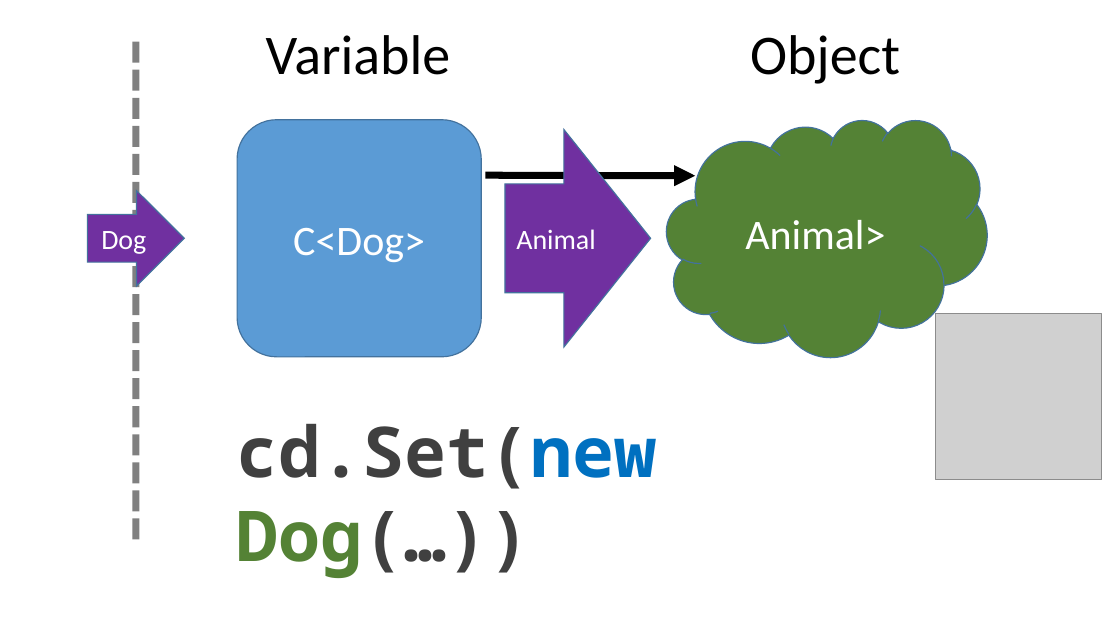
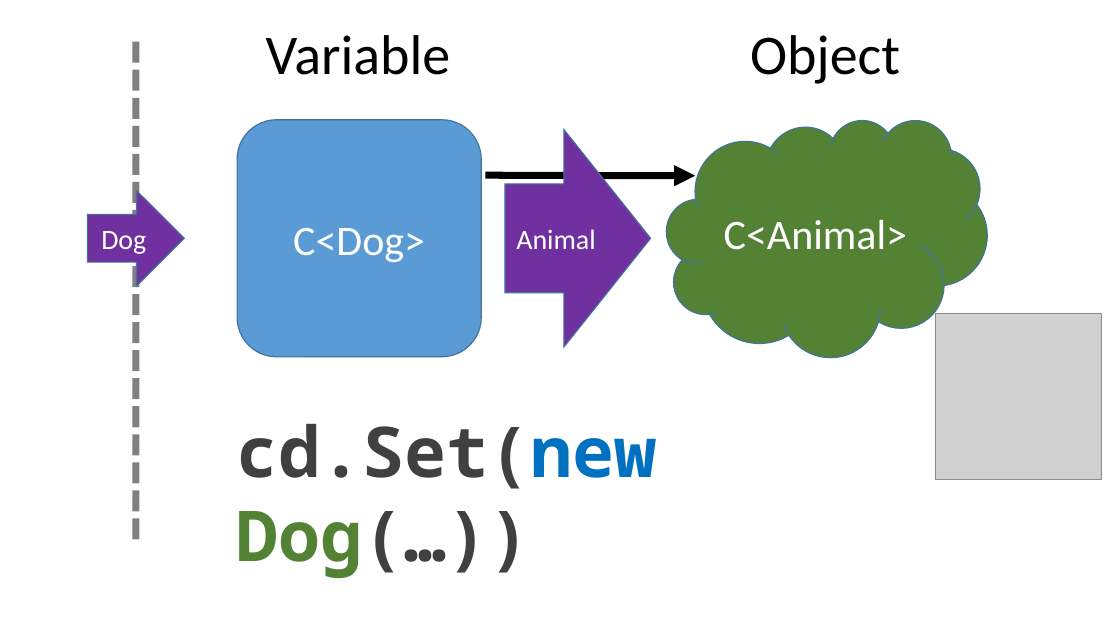
Before and after one commit to perl-easj/Teaching-materials, a slide deck: slide 21 of CSharpProgramming/Presentations/FurtherParam/Generics.pptx. Drawn at 1120x630 pixels with LibreOffice and Linux fonts; fonts in the diff are those of the drawing; grey boxes stand for pictures. Boxes give left, top, right and bottom in pixels: in the first picture for what was removed or moved away, otherwise in the second. Text is boxed around its words. In the diff, an @@ line names an element or a change of style, - is before the commit and + after.

Commit message:
Fixed some typos in Generics presentation
Fixed some typos in Generics presentation

```diff
--- a/CSharpProgramming/Presentations/FurtherParam/Generics.pptx
+++ b/CSharpProgramming/Presentations/FurtherParam/Generics.pptx
@@ text in cloud at [724, 220, 907, 250]: text changed @@
-Animal>
+C<Animal>
```
Also in this commit, not shown: 3 other slides changed.
